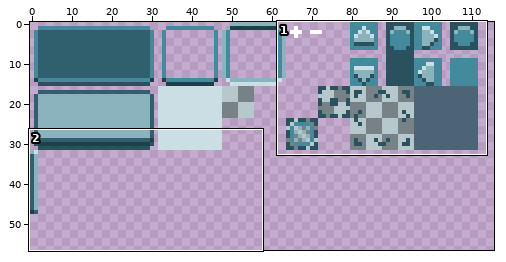
Two states of a pixel-art file, res/style.ase. Above, an overview of the earlier version with the close-up marked.
Close-up. The starting point:
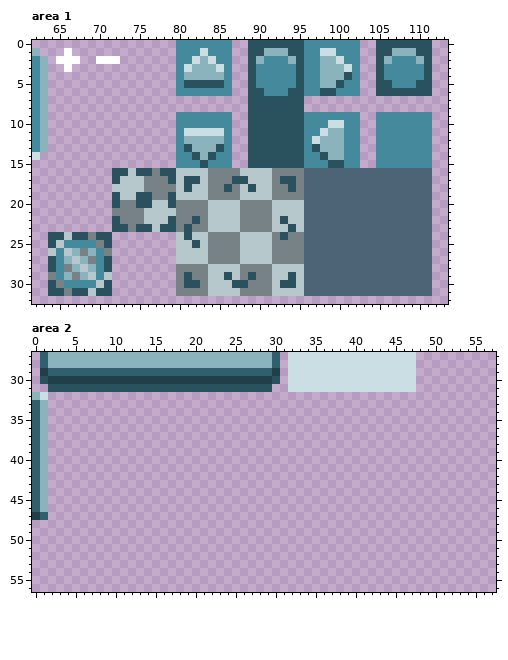
128x128 pixels, 1 frame. Shown: area 1: x 62..113, y 0..32; area 2: x 0..57, y 27..56. The wide view leaves out empty margins.
Once edited:
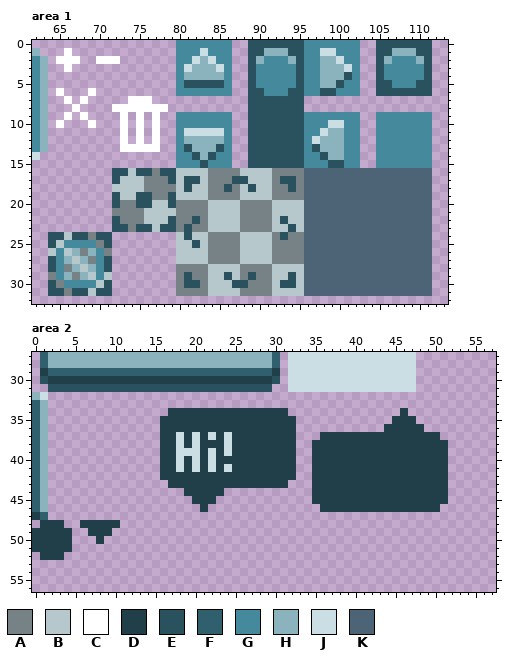
Palette (. is transparent): A #768285  B #b6c8cc  C #ffffff  D #203f49  E #2a525e  F #305f6e  G #44899c  H #8ab3bd  J #cadee3  K #4c6475
The exact change:
--- area 1
@@ x 63..80 @@
  5 H................G
- 6 H................G
- 7 H.................
- 8 H.................
- 9 H................G
-10 H................G
-11 H................G
-12 H................G
-13 H................G
+ 6 H.C...C..........G
+ 7 H..C.C.....CCC....
+ 8 H...C....CCCCCCC..
+ 9 H..C.C....C.C.C..G
+10 H.C...C...C.C.C..G
+11 H.........C.C.C..G
+12 H.........C.C.C..G
+13 H.........CCCCC..G
 14 .................G
--- area 2
@@ x 0..57 @@
 33 FH........................................................
-34 FH........................................................
-35 FH........................................................
-36 FH........................................................
-37 FH........................................................
-38 FH........................................................
-39 FH........................................................
-40 FH........................................................
-41 FH........................................................
-42 FH........................................................
-43 FH........................................................
-44 FH........................................................
-45 FH........................................................
-46 FH........................................................
+34 FH...............DDDDDDDDDDDDDDD..............D...........
+35 FH..............DDDDDDDDDDDDDDDDD............DDD..........
+36 FH..............DDDDDDDDDDDDDDDDD...........DDDDD.........
+37 FH..............DDJDJDJDJDDDDDDDD...DDDDDDDDDDDDDDD.......
+38 FH..............DDJDJDDDJDDDDDDDD..DDDDDDDDDDDDDDDDD......
+39 FH..............DDJJJDJDJDDDDDDDD..DDDDDDDDDDDDDDDDD......
+40 FH..............DDJDJDJDDDDDDDDDD..DDDDDDDDDDDDDDDDD......
+41 FH..............DDJDJDJDJDDDDDDDD..DDDDDDDDDDDDDDDDD......
+42 FH..............DDDDDDDDDDDDDDDDD..DDDDDDDDDDDDDDDDD......
+43 FH...............DDDDDDDDDDDDDDD...DDDDDDDDDDDDDDDDD......
+44 FH.................DDDDD...........DDDDDDDDDDDDDDDDD......
+45 FH..................DDD............DDDDDDDDDDDDDDDDD......
+46 FH...................D..............DDDDDDDDDDDDDDD.......
 47 DF........................................................
-48 ..........................................................
-49 ..........................................................
-50 ..........................................................
-51 ..........................................................
-52 ..........................................................
+48 .DDD..DDDDD...............................................
+49 DDDDD..DDD................................................
+50 DDDDD...D.................................................
+51 DDDDD.....................................................
+52 .DDD......................................................
 53 ..........................................................
Boxes around the changes in both close-ups, in picture pixels (x1, y1, x2, y2):
added: (56, 88, 168, 152)
added: (160, 408, 448, 512)
added: (32, 520, 120, 560)
